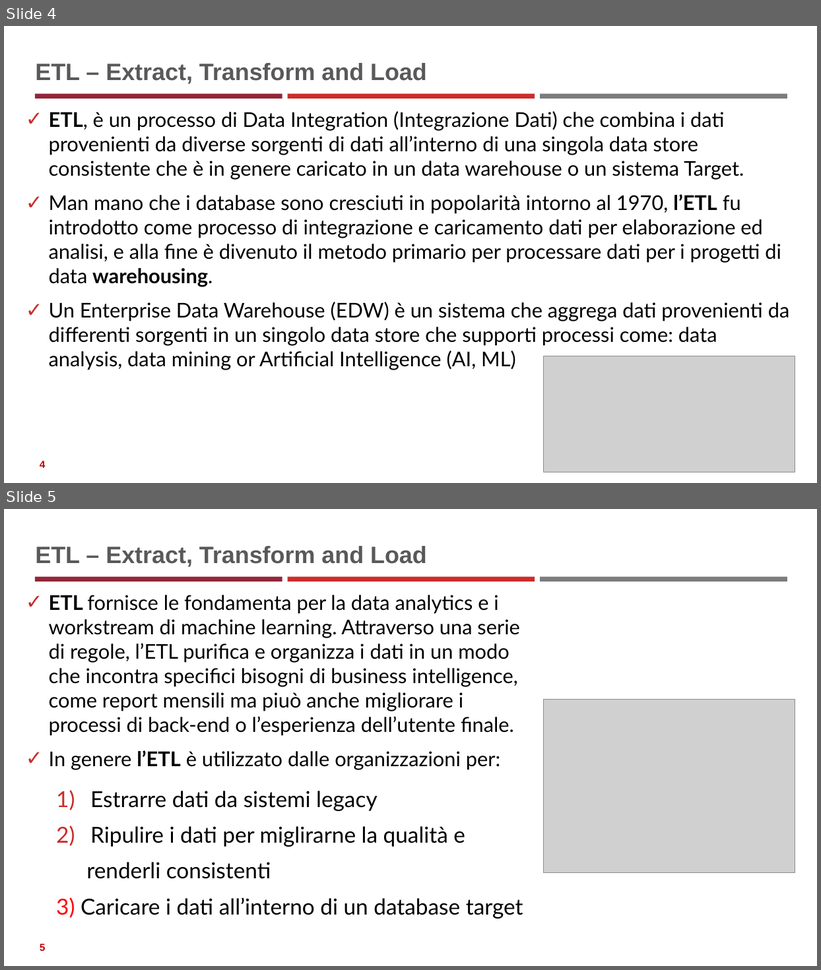
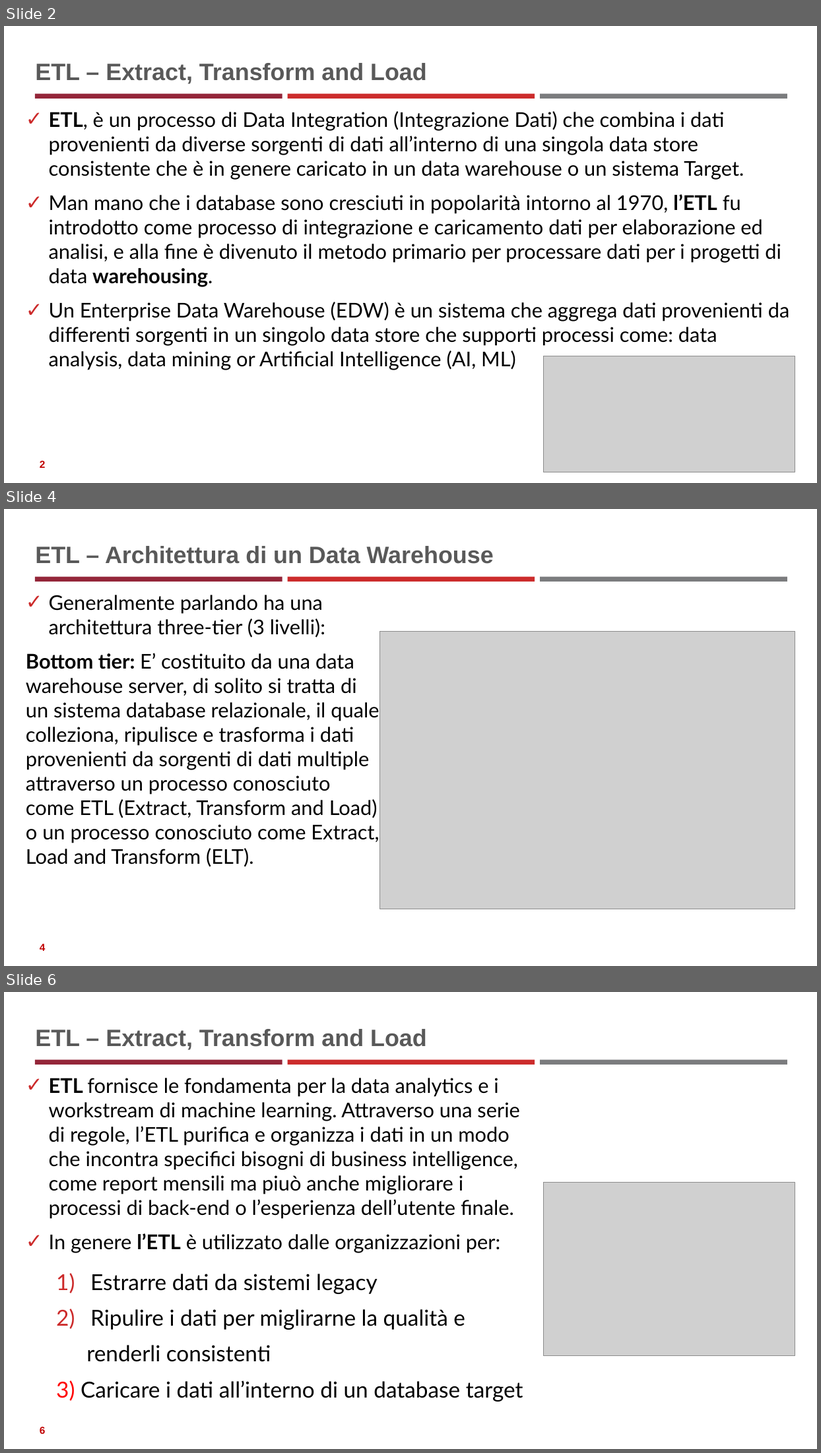
Before and after one commit to neural1977/data_science_interview_material, a slide deck: Data_Science_ita.pptx. Shown one above the other, each under a label of ours: slides 4 and 5 before the commit, slides 2, 4 and 6 after it; the slides between them are not shown. The pictures are 821x970 and 821x1453 pixels, drawn with LibreOffice and Linux fonts; fonts in the diff are those of the drawing; grey boxes stand for pictures. Boxes give left, top, right and bottom in pixels: in the first picture for what was removed or moved away, otherwise in the second. Text is boxed around its words. In the diff, an @@ line names an element or a change of style, - is before the commit and + after.

```diff
--- a/Data_Science_ita.pptx
+++ b/Data_Science_ita.pptx
@@ slide 4 added at (4,509,817,966), background #FFFFFF; not listed: 3 template elements that a slide beside it also shows @@
@@ title added at (35,546,494,564), 28 pt, text #595959, bold @@
+ETL – Architettura di un Data Warehouse
@@ text added at (26,595,379,867), 24 pt, text #000000 @@
+✓ Generalmente parlando ha una architettura three-tier (3 livelli):
+Bottom tier: E’ costituito da una data warehouse server, di solito si tratta di un sistema database relazionale, il quale colleziona, ripulisce e trasforma i dati provenienti da sorgenti di dati multiple attraverso un processo conosciuto come ETL (Extract, Transform and Load) o un processo conosciuto come Extract, Load and Transform (ELT).
@@ picture added at (380,631,795,909) @@
@@ page number added at (40,944,46,951), 12 pt, text #C00000, bold @@
+4
@@ what was slide 4 is now slide 2 @@
@@ page number at (40,461,46,468): text changed @@
-4
+2
@@ what was slide 5 is now slide 6 @@
```
Also in this commit, not shown: 2 slides changed, 4 other slides added, 2 slides removed, 5 other files.
